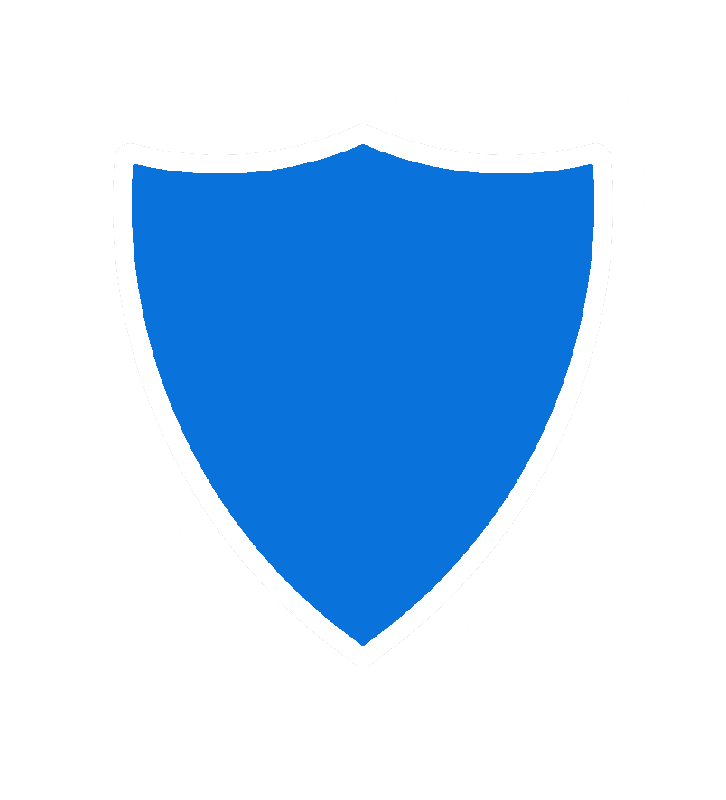
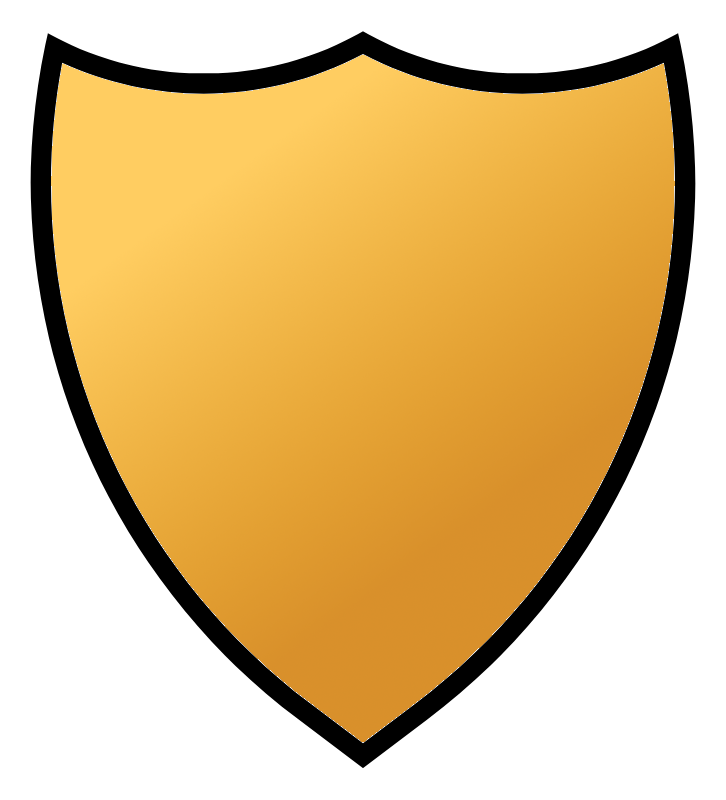
Revision of a layered 726px x 800px image; what changed, layer by layer:
renamed "Icons copy #8" to "Shield", hid it, painted on it over [113, 98, 645, 666]
renamed "Icons copy #5" to "Ward", showed it, painted on it over [51, 55, 675, 742]
renamed "Icons copy #6" to "Ward Outline", showed it over [30, 31, 696, 768]
